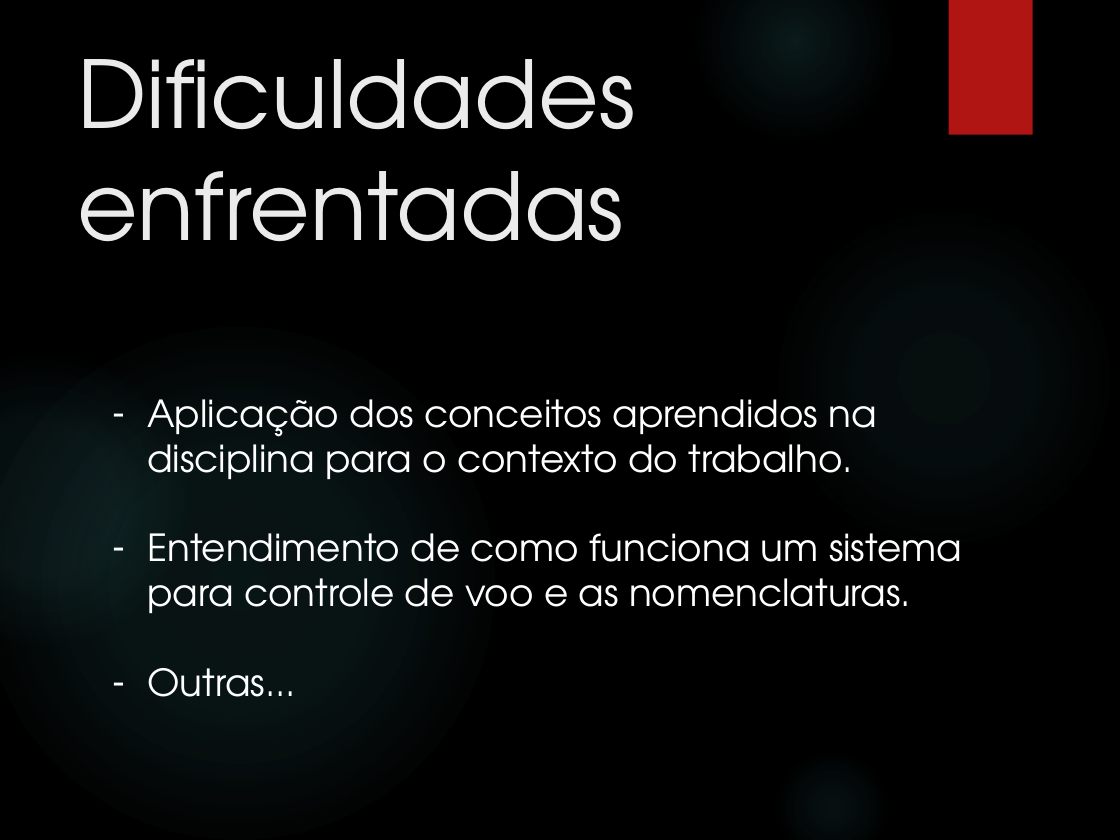
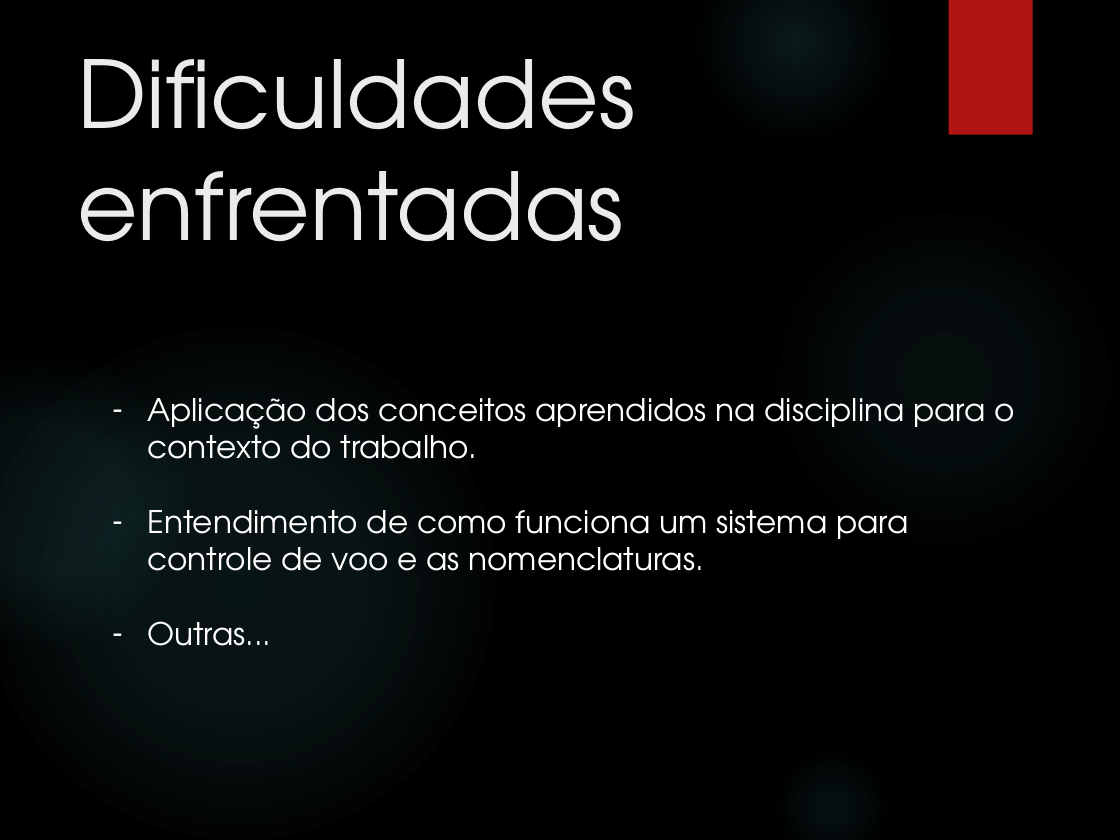
Before and after one commit to rafa7lima/SistemaVoo2.0, a slide deck: slide 9 of Apresentação/Apresentação Grupo 7_MOD.pptx. Drawn at 1120x840 pixels with LibreOffice and Linux fonts; fonts in the diff are those of the drawing; background and template pictures are left out. Boxes give left, top, right and bottom in pixels: in the first picture for what was removed or moved away, otherwise in the second. Text is boxed around its words. In the diff, an @@ line names an element or a change of style, - is before the commit and + after.

```diff
--- a/Apresentação/Apresentação Grupo 7_MOD.pptx
+++ b/Apresentação/Apresentação Grupo 7_MOD.pptx
@@ text "Aplicação dos conceitos aprendidos na ..." at (147,398,1014,646): size 24 to 20 pt @@
```
Also in this commit, not shown: 5 other slides changed, 8 slides added, 1 other file.
